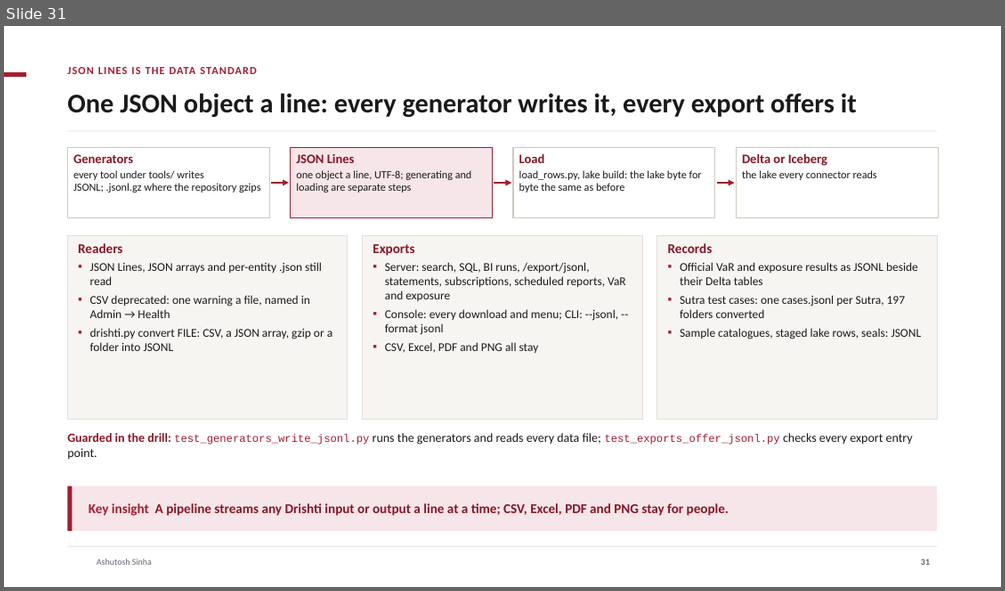
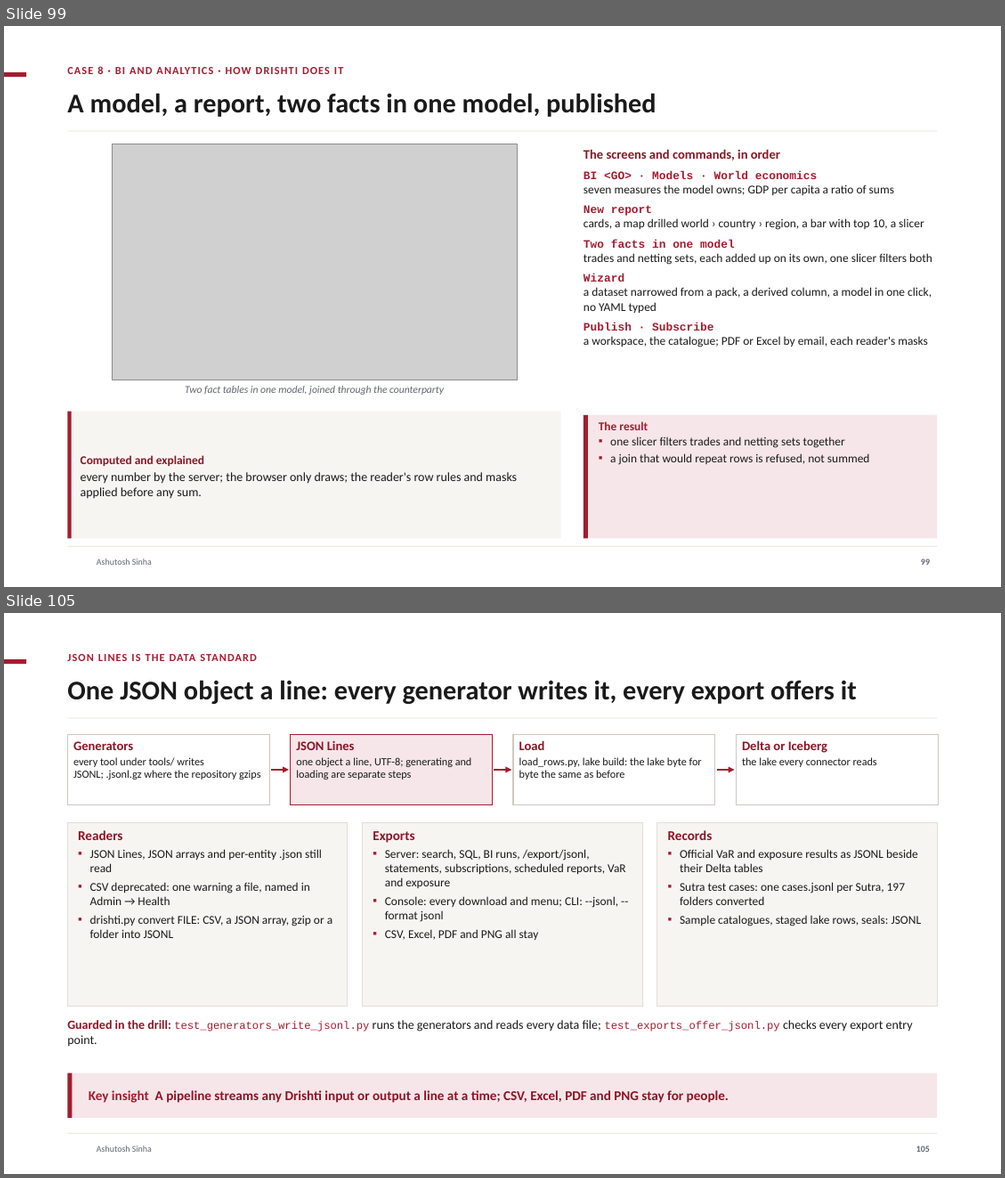
Before and after one commit to ajsinha/drishti, a slide deck: docs/publications/Drishti-Design-and-Evidence.pptx. Shown one above the other, each under a label of ours: slide 31 before the commit, slides 99 and 105 after it; the slides between them are not shown. The pictures are 1005x591 and 1005x1178 pixels, drawn with LibreOffice and Linux fonts; fonts in the diff are those of the drawing; grey boxes stand for pictures; background and template pictures are left out. Boxes give left, top, right and bottom in pixels: in the first picture for what was removed or moved away, otherwise in the second. Text is boxed around its words. In the diff, an @@ line names an element or a change of style, - is before the commit and + after.

Commit message:
Decks: Design-and-Evidence retold as a platform to see, aggregate and analyse any data (148 slides): why one platform and what it replaces, the platform in one picture, new chapters Aggregate and Explain and trust, BI expanded (the model architecture, one model for many analyses, where analytics goes next), risk as one family of computed analytics (the stress window, backtesting, signed report runs), ten case studies, the lake on AWS, the memory model as designed (targets to be measured), the themed roadmap

```diff
--- a/docs/publications/Drishti-Design-and-Evidence.pptx
+++ b/docs/publications/Drishti-Design-and-Evidence.pptx
@@ slide 99 added at bbox=[4, 26, 1001, 587], background #FFFFFF; not listed: 3 template elements that a slide beside it also shows @@
@@ text added at bbox=[67, 66, 343, 74], 10.5 pt, text #A51C30, bold @@
+CASE 8 · BI AND ANALYTICS · HOW DRISHTI DOES IT
@@ title added at bbox=[67, 93, 655, 117], 26 pt, text #1A1A1A, bold @@
+A model, a report, two facts in one model, published
@@ rectangle added at bbox=[67, 131, 938, 131], fill #E3DED7 @@
@@ picture added at bbox=[112, 144, 517, 379] @@
@@ text added at bbox=[583, 149, 780, 160], 12.5 pt, text #8A1626, bold @@
+The screens and commands, in order
@@ text added at bbox=[583, 171, 932, 347], 11.5 pt, text #1A1A1A @@
+BI <GO> · Models · World economics
+seven measures the model owns; GDP per capita a ratio of sums
+New report
+cards, a map drilled world › country › region, a bar with top 10, a slicer
+Two facts in one model
+trades and netting sets, each added up on its own, one slicer filters both
+Wizard
+a dataset narrowed from a pack, a derived column, a model in one click, no YAML typed
+Publish · Subscribe
+a workspace, the catalogue; PDF or Excel by email, each reader's masks
@@ text added at bbox=[185, 386, 444, 394], 10 pt, text #61666E, italic @@
+Two fact tables in one model, joined through the counterparty
@@ rectangle added at bbox=[67, 411, 561, 539], fill #F7F5F2 @@
@@ rectangle added at bbox=[67, 411, 72, 539], fill #A51C30 @@
@@ rectangle added at bbox=[583, 415, 938, 539], fill #F6E6E9 @@
@@ rectangle added at bbox=[583, 415, 588, 539], fill #A51C30 @@
@@ text added at bbox=[599, 421, 869, 465], 11.5 pt, text #1A1A1A @@
+The result
+▪ one slicer filters trades and netting sets together
+▪ a join that would repeat rows is refused, not summed
@@ text added at bbox=[81, 455, 517, 499], 12 pt, text #1A1A1A @@
+Computed and explained
+every number by the server; the browser only draws; the reader's row rules and masks applied before any sum.
@@ page number added at bbox=[921, 558, 930, 564], 8.5 pt, text #61666E, bold @@
+99
@@ what was slide 31 is now slide 105 @@
@@ page number at bbox=[916, 1145, 930, 1151]: text changed @@
-31
+105
```
Also in this commit, not shown: 15 slides changed, 53 other slides added, 5 slides removed, 1 other file.
